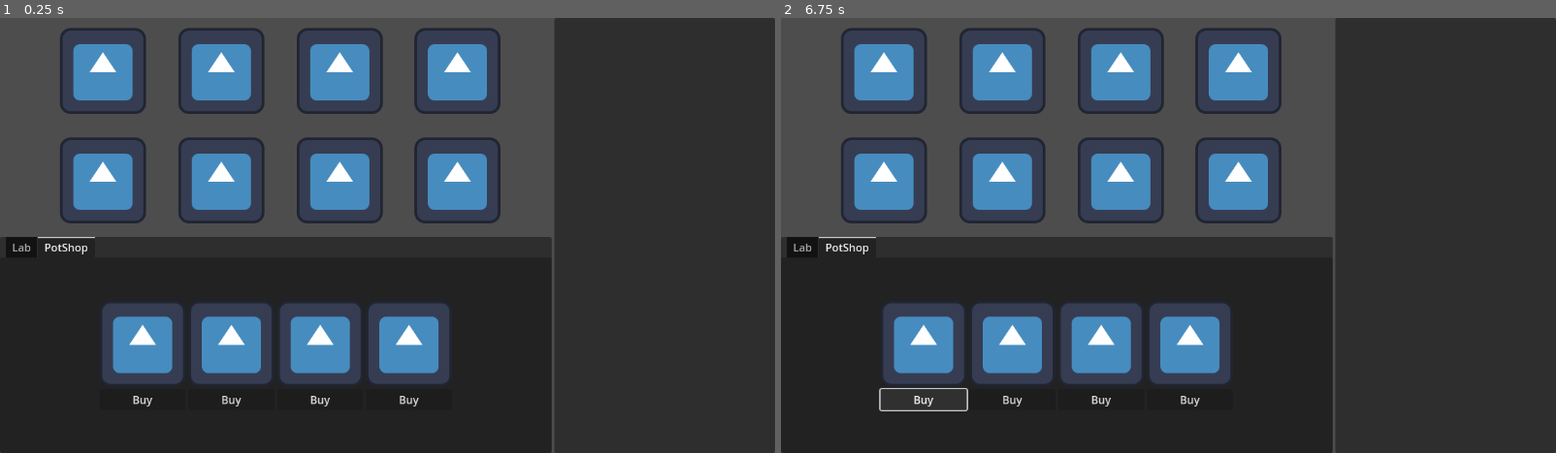
Above: before the commit, frames 1-2 (left to right).
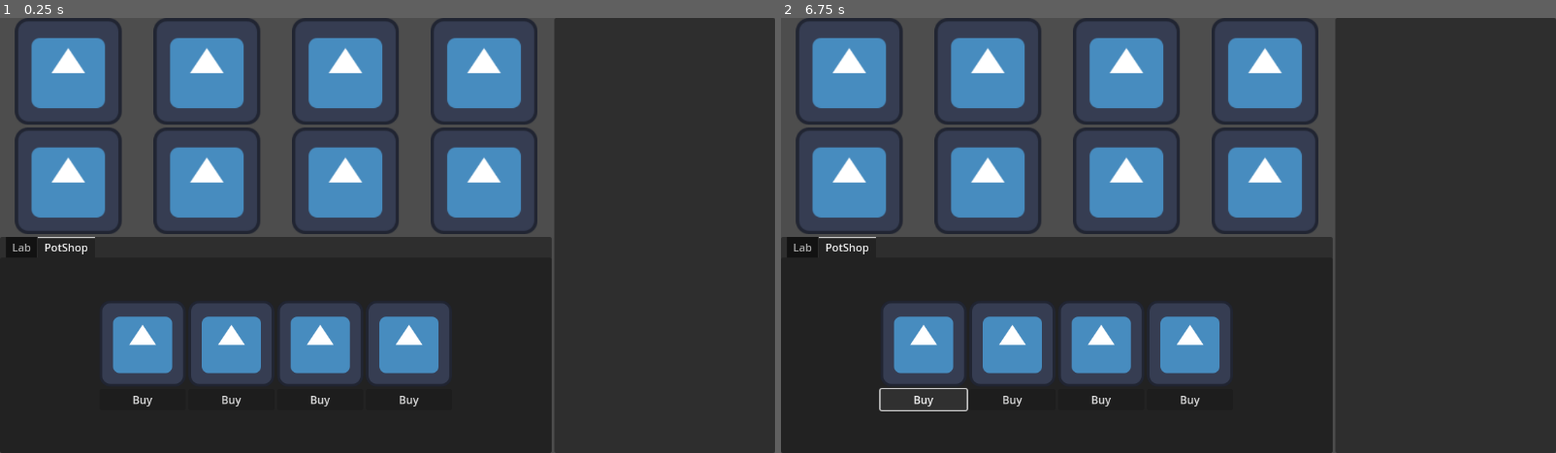
Above: after the commit, the same moments.

Repository: Girlies-stdio/elementalchemy
Game: Godot game, scene res://Scenes/main.tscn
The game is run twice, just before and just after one commit, with the same random seed, the same clock (stepped at 60 frames per second) and the same inputs. The engine's default icon, where the game draws it, is replaced by a stand-in: a white triangle on a blue panel in a dark square.
Inputs (mouse positions are in pixels of both pictures, inside the frame that each line leads up to):
- Up to frame 1 (0.25 s): no input
- Up to frame 2 (6.75 s): click (881, 70) at 0.52 s; click (850, 70) at 1.27 s; click (1005, 70) at 2.02 s; click (1122, 70) at 2.77 s; click (1238, 70) at 3.52 s; click (881, 178) at 4.27 s; click (1005, 178) at 5.02 s; click (1122, 178) at 5.77 s; click "Buy" at 6.5 s

The runs differ from the first frame. In frame 1, 14% of the frame differs, in the area x 1-70%, y 0-50%; in frame 2, 14%.

Commit message:
add margin

Diff:
--- a/Scenes/main.tscn
+++ b/Scenes/main.tscn
@@ -31,59 +31,113 @@
 anchors_preset = 15
 anchor_right = 1.0
 anchor_bottom = 1.0
-offset_left = 67.0
-offset_right = -54.0
 grow_horizontal = 2
 grow_vertical = 2
 columns = 4
 
-[node name="TextureButton" type="TextureButton" parent="HBoxContainer/VBoxContainer/NinePatchRect/GridContainer"]
-layout_mode = 2
-size_flags_horizontal = 6
-size_flags_vertical = 6
-texture_normal = ExtResource("1_jjgbg")
-
-[node name="TextureButton2" type="TextureButton" parent="HBoxContainer/VBoxContainer/NinePatchRect/GridContainer"]
-layout_mode = 2
-size_flags_horizontal = 6
-size_flags_vertical = 6
-texture_normal = ExtResource("1_jjgbg")
-
-[node name="TextureButton3" type="TextureButton" parent="HBoxContainer/VBoxContainer/NinePatchRect/GridContainer"]
-layout_mode = 2
-size_flags_horizontal = 6
-size_flags_vertical = 6
-texture_normal = ExtResource("1_jjgbg")
-
-[node name="TextureButton4" type="TextureButton" parent="HBoxContainer/VBoxContainer/NinePatchRect/GridContainer"]
-layout_mode = 2
-size_flags_horizontal = 6
-size_flags_vertical = 6
-texture_normal = ExtResource("1_jjgbg")
-
-[node name="TextureButton5" type="TextureButton" parent="HBoxContainer/VBoxContainer/NinePatchRect/GridContainer"]
-layout_mode = 2
-size_flags_horizontal = 6
-size_flags_vertical = 6
-texture_normal = ExtResource("1_jjgbg")
-
-[node name="TextureButton6" type="TextureButton" parent="HBoxContainer/VBoxContainer/NinePatchRect/GridContainer"]
-layout_mode = 2
-size_flags_horizontal = 6
-size_flags_vertical = 6
-texture_normal = ExtResource("1_jjgbg")
-
-[node name="TextureButton7" type="TextureButton" parent="HBoxContainer/VBoxContainer/NinePatchRect/GridContainer"]
-layout_mode = 2
-size_flags_horizontal = 6
-size_flags_vertical = 6
-texture_normal = ExtResource("1_jjgbg")
-
-[node name="TextureButton8" type="TextureButton" parent="HBoxContainer/VBoxContainer/NinePatchRect/GridContainer"]
-layout_mode = 2
-size_flags_horizontal = 6
-size_flags_vertical = 6
-texture_normal = ExtResource("1_jjgbg")
+[node name="AspectRatioContainer" type="AspectRatioContainer" parent="HBoxContainer/VBoxContainer/NinePatchRect/GridContainer"]
+layout_mode = 2
+size_flags_horizontal = 3
+size_flags_vertical = 3
+
+[node name="TextureButton8" type="TextureButton" parent="HBoxContainer/VBoxContainer/NinePatchRect/GridContainer/AspectRatioContainer"]
+layout_mode = 2
+size_flags_horizontal = 3
+size_flags_vertical = 3
+texture_normal = ExtResource("1_jjgbg")
+ignore_texture_size = true
+stretch_mode = 0
+
+[node name="AspectRatioContainer2" type="AspectRatioContainer" parent="HBoxContainer/VBoxContainer/NinePatchRect/GridContainer"]
+layout_mode = 2
+size_flags_horizontal = 3
+size_flags_vertical = 3
+
+[node name="TextureButton8" type="TextureButton" parent="HBoxContainer/VBoxContainer/NinePatchRect/GridContainer/AspectRatioContainer2"]
+layout_mode = 2
+size_flags_horizontal = 3
+size_flags_vertical = 3
+texture_normal = ExtResource("1_jjgbg")
+ignore_texture_size = true
+stretch_mode = 0
+
+[node name="AspectRatioContainer3" type="AspectRatioContainer" parent="HBoxContainer/VBoxContainer/NinePatchRect/GridContainer"]
+layout_mode = 2
+size_flags_horizontal = 3
+size_flags_vertical = 3
+
+[node name="TextureButton8" type="TextureButton" parent="HBoxContainer/VBoxContainer/NinePatchRect/GridContainer/AspectRatioContainer3"]
+layout_mode = 2
+size_flags_horizontal = 3
+size_flags_vertical = 3
+texture_normal = ExtResource("1_jjgbg")
+ignore_texture_size = true
+stretch_mode = 0
+
+[node name="AspectRatioContainer4" type="AspectRatioContainer" parent="HBoxContainer/VBoxContainer/NinePatchRect/GridContainer"]
+layout_mode = 2
+size_flags_horizontal = 3
+size_flags_vertical = 3
+
+[node name="TextureButton8" type="TextureButton" parent="HBoxContainer/VBoxContainer/NinePatchRect/GridContainer/AspectRatioContainer4"]
+layout_mode = 2
+size_flags_horizontal = 3
+size_flags_vertical = 3
+texture_normal = ExtResource("1_jjgbg")
+ignore_texture_size = true
+stretch_mode = 0
+
+[node name="AspectRatioContainer5" type="AspectRatioContainer" parent="HBoxContainer/VBoxContainer/NinePatchRect/GridContainer"]
+layout_mode = 2
+size_flags_horizontal = 3
+size_flags_vertical = 3
+
+[node name="TextureButton8" type="TextureButton" parent="HBoxContainer/VBoxContainer/NinePatchRect/GridContainer/AspectRatioContainer5"]
+layout_mode = 2
+size_flags_horizontal = 3
+size_flags_vertical = 3
+texture_normal = ExtResource("1_jjgbg")
+ignore_texture_size = true
+stretch_mode = 0
+
+[node name="AspectRatioContainer6" type="AspectRatioContainer" parent="HBoxContainer/VBoxContainer/NinePatchRect/GridContainer"]
+layout_mode = 2
+size_flags_horizontal = 3
+size_flags_vertical = 3
+
+[node name="TextureButton8" type="TextureButton" parent="HBoxContainer/VBoxContainer/NinePatchRect/GridContainer/AspectRatioContainer6"]
+layout_mode = 2
+size_flags_horizontal = 3
+size_flags_vertical = 3
+texture_normal = ExtResource("1_jjgbg")
+ignore_texture_size = true
+stretch_mode = 0
+
+[node name="AspectRatioContainer7" type="AspectRatioContainer" parent="HBoxContainer/VBoxContainer/NinePatchRect/GridContainer"]
+layout_mode = 2
+size_flags_horizontal = 3
+size_flags_vertical = 3
+
+[node name="TextureButton8" type="TextureButton" parent="HBoxContainer/VBoxContainer/NinePatchRect/GridContainer/AspectRatioContainer7"]
+layout_mode = 2
+size_flags_horizontal = 3
+size_flags_vertical = 3
+texture_normal = ExtResource("1_jjgbg")
+ignore_texture_size = true
+stretch_mode = 0
+
+[node name="AspectRatioContainer8" type="AspectRatioContainer" parent="HBoxContainer/VBoxContainer/NinePatchRect/GridContainer"]
+layout_mode = 2
+size_flags_horizontal = 3
+size_flags_vertical = 3
+
+[node name="TextureButton8" type="TextureButton" parent="HBoxContainer/VBoxContainer/NinePatchRect/GridContainer/AspectRatioContainer8"]
+layout_mode = 2
+size_flags_horizontal = 3
+size_flags_vertical = 3
+texture_normal = ExtResource("1_jjgbg")
+ignore_texture_size = true
+stretch_mode = 0
 
 [node name="Panel2" type="Panel" parent="HBoxContainer/VBoxContainer"]
 layout_mode = 2
@@ -176,6 +230,7 @@
 [node name="TextureButton" type="TextureButton" parent="HBoxContainer/VBoxContainer/Panel2/TabContainer/PotShop/HBoxContainer/VBoxContainer"]
 layout_mode = 2
 texture_normal = ExtResource("1_jjgbg")
+stretch_mode = 0
 
 [node name="Button" type="Button" parent="HBoxContainer/VBoxContainer/Panel2/TabContainer/PotShop/HBoxContainer/VBoxContainer"]
 layout_mode = 2
@@ -187,6 +242,7 @@
 [node name="TextureButton" type="TextureButton" parent="HBoxContainer/VBoxContainer/Panel2/TabContainer/PotShop/HBoxContainer/VBoxContainer2"]
 layout_mode = 2
 texture_normal = ExtResource("1_jjgbg")
+stretch_mode = 0
 
 [node name="Button" type="Button" parent="HBoxContainer/VBoxContainer/Panel2/TabContainer/PotShop/HBoxContainer/VBoxContainer2"]
 layout_mode = 2
@@ -198,6 +254,7 @@
 [node name="TextureButton" type="TextureButton" parent="HBoxContainer/VBoxContainer/Panel2/TabContainer/PotShop/HBoxContainer/VBoxContainer3"]
 layout_mode = 2
 texture_normal = ExtResource("1_jjgbg")
+stretch_mode = 0
 
 [node name="Button" type="Button" parent="HBoxContainer/VBoxContainer/Panel2/TabContainer/PotShop/HBoxContainer/VBoxContainer3"]
 layout_mode = 2
@@ -209,6 +266,7 @@
 [node name="TextureButton" type="TextureButton" parent="HBoxContainer/VBoxContainer/Panel2/TabContainer/PotShop/HBoxContainer/VBoxContainer4"]
 layout_mode = 2
 texture_normal = ExtResource("1_jjgbg")
+stretch_mode = 0
 
 [node name="Button" type="Button" parent="HBoxContainer/VBoxContainer/Panel2/TabContainer/PotShop/HBoxContainer/VBoxContainer4"]
 layout_mode = 2
